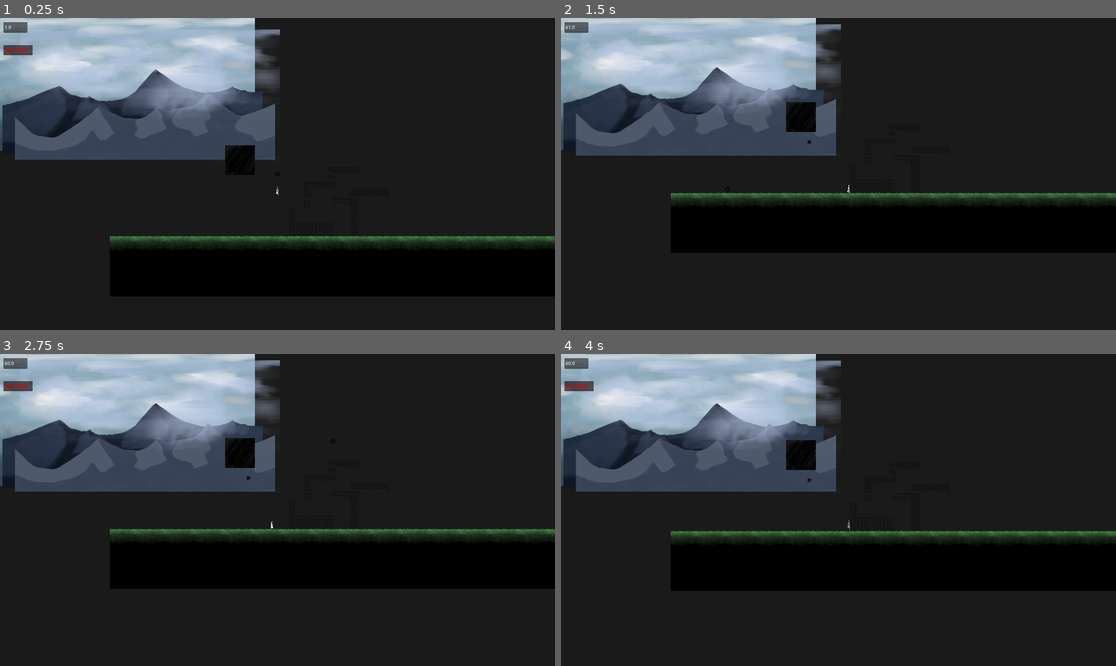
Above: before the commit, frames 1-4 (two rows, left to right).
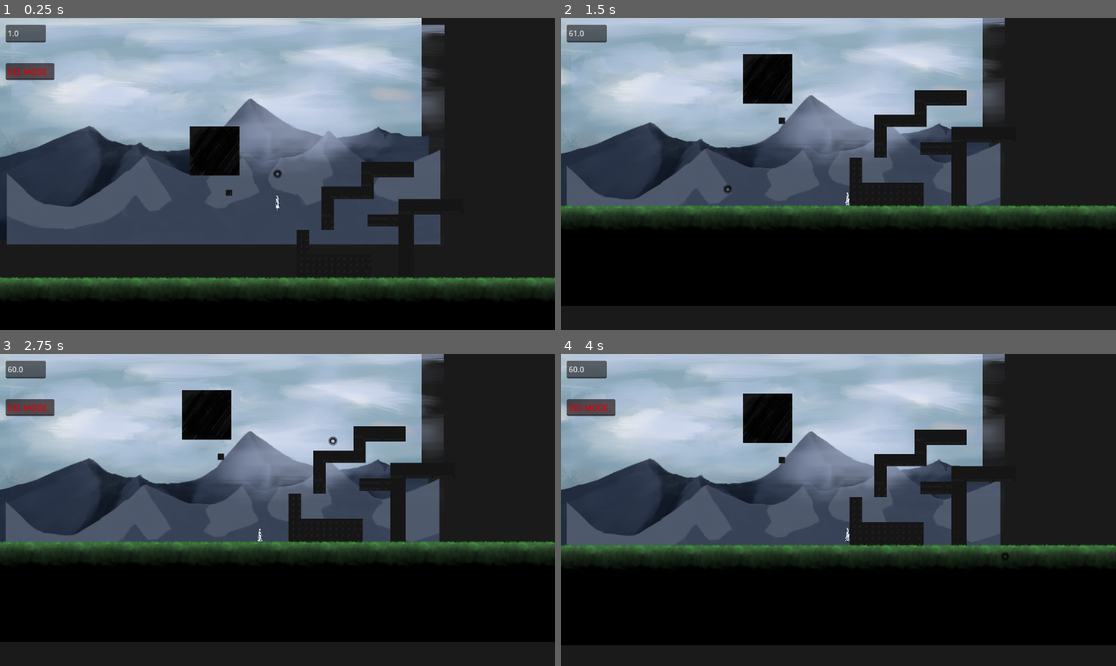
Above: after the commit, the same moments.

Repository: lotseven/wacoWorld
Game: Godot game, scene res://testingScenes/gunTest.tscn
The game is run twice, just before and just after one commit, with the same random seed, the same clock (stepped at 60 frames per second) and the same inputs. Before the commit the project has no main scene; this scene is started directly in both runs.
Inputs (mouse positions are in pixels of both pictures, inside the frame that each line leads up to):
- Up to frame 1 (0.25 s): no input
- Up to frame 2 (1.5 s): move the mouse to (960, 158) at 0.52 s; hold Q (recall) 0.53-1.28 s; hold D (right) from 0.53 s (still down); click (960, 158) at 0.67 s; tap W (jump) at 0.77 s; move the mouse to (727, 189) at 1.27 s; tap Q (recall) at 1.35 s
- Up to frame 3 (2.75 s): tap W (jump) at 1.52 s; move the mouse to (333, 441) at 2.02 s; release D (right) at 2.03 s; hold A (left) from 2.03 s (still down); hold Q (recall) from 2.03 s (still down)
- Up to frame 4 (4 s): move the mouse to (810, 572) at 2.77 s; release A (left) at 2.78 s; release Q (recall) at 2.78 s; hold D (right) from 2.78 s (still down); tap Q (recall) at 2.85 s; click (810, 572) at 2.92 s; tap W (jump) at 3.02, 3.77 s; move the mouse to (1005, 556) at 3.52 s; hold Q (recall) from 3.53 s (still down)

The runs differ from the first frame. In frame 1, 67% of the frame differs, in the area x 0-100%, y 0-100%; in frame 2, 60%; in frame 3, 61%; in frame 4, 62%.

Commit message:
holden bug

Diff:
--- a/player/magnetMechanics/magManager.gd
+++ b/player/magnetMechanics/magManager.gd
@@ -1,5 +1,6 @@
 extends Node2D
 var maxMags
+var magForce := 100
 var aimMode = false
 var rightHoldTime := 0.0
 const AIM_HOLD_THRESHOLD := 0.15 # seconds
--- a/player/magnetMechanics/magObjs/staticBodyDetection.gd
+++ b/player/magnetMechanics/magObjs/staticBodyDetection.gd
@@ -9,7 +9,7 @@
 	replaceObj.global_scale = global_scale
 
 	replaceObj.magPos = pos
-	replaceObj.atchPos = global_position
+	#replaceObj.atchPos = global_position
 	replaceObj.magAngle = angle
 
 	get_parent().add_child(replaceObj)
--- a/player/magnetMechanics/magObjs/switchedOnNode.gd
+++ b/player/magnetMechanics/magObjs/switchedOnNode.gd
@@ -3,7 +3,6 @@
 var mag = preload("res://player/magnetMechanics/magnet.tscn")
 var magPos
 var magAngle
-var atchPos # the pos of the staticbody when it was hit
 
 var origPos # original position of the staticDetector
 var origRot # original rotation of the staticDetector
@@ -19,10 +18,10 @@
 	var offset = origPos - self.position
 	var rotOffset = origRot - self.rotation_degrees
 
-	newMag.pos = pos - atchPos + offset
+	newMag.pos = pos# - origPos + offset
 	newMag.angle = angle + rotOffset
 
 	# DOESNT QUITE WORK BUT ITS WAY BETTER
-
+	RigidBody2D
 	newMag.atch = self
 	self.add_child(newMag)
--- a/player/magnetMechanics/magnet.gd
+++ b/player/magnetMechanics/magnet.gd
@@ -1,6 +1,6 @@
 extends Node2D
 var angle
-var pos = []
+var pos
 var grouped = false
 var glow
 var player
@@ -9,7 +9,7 @@
 func _ready():
 	player = get_tree().get_first_node_in_group("player")
 	rotation_degrees = angle
-	position = pos # pos is passed in, wont change
+	global_position = pos # pos is passed in, wont change
 	glow = $glow
 	glow.visible = false
 	#if atch: position = -atch.offset
--- a/player/magnetMechanics/magnetProjectile.gd
+++ b/player/magnetMechanics/magnetProjectile.gd
@@ -11,5 +11,5 @@
 func _physics_process(delta: float) -> void:
 	var collision = move_and_collide(myVec * speed * delta)
 	if collision:
-			SignalBus.emit_signal("createMagnet", collision.get_collider(), position, myAngle)
+			SignalBus.emit_signal("createMagnet", collision.get_collider(), global_position, myAngle)
 			queue_free()
--- a/player/player.gd
+++ b/player/player.gd
@@ -3,7 +3,8 @@
 
 const SPEED := 12000.0
 const JUMP_FORCE := -200.0
-const GRAVITY := 900.0
+const GRAVITY := 900.0 #change to force
+const MASS = 100.0
 var camOffset = 600
 var camOffSaved = 600
 @onready var sprite = $Sprite2D
@@ -56,6 +57,9 @@
 	activeMagnetList = $magManager.movementMags
 
 func magnetMovement(delta):
+	#for m in activeMagnetList:
+		 #var magnitude = sqrt(m.x*m.x + m.y*m.y)
+
 	var moveTo := get_midpoint(activeMagnetList)
 	var direction := moveTo - position
 	var distance := direction.length()
--- a/project.godot
+++ b/project.godot
@@ -11,6 +11,7 @@
 [application]
 
 config/name="wacoWorld"
+run/main_scene="uid://dhqur6mbbxtv"
 config/features=PackedStringArray("4.4", "Forward Plus")
 
 [autoload]
@@ -19,12 +20,6 @@
 SignalBus="*res://global/signalBus.gd"
 FxManager="*res://global/FxManager.gd"
 MagnetContainer="*res://global/magnetContainer.tscn"
-
-[display]
-
-window/size/viewport_width=1920
-window/size/viewport_height=1080
-window/size/mode=2
 
 [global_group]
 
Not shown: 1 places in player/magnetMechanics/magObjs/testMagObj/testMagObj.tscn that only renumber resources
